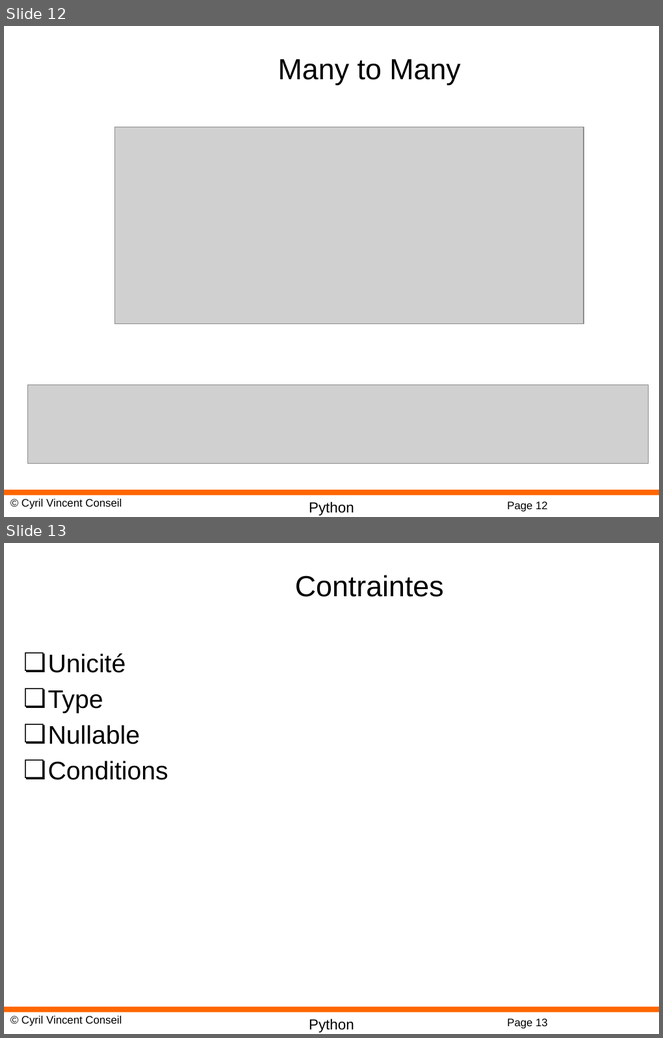
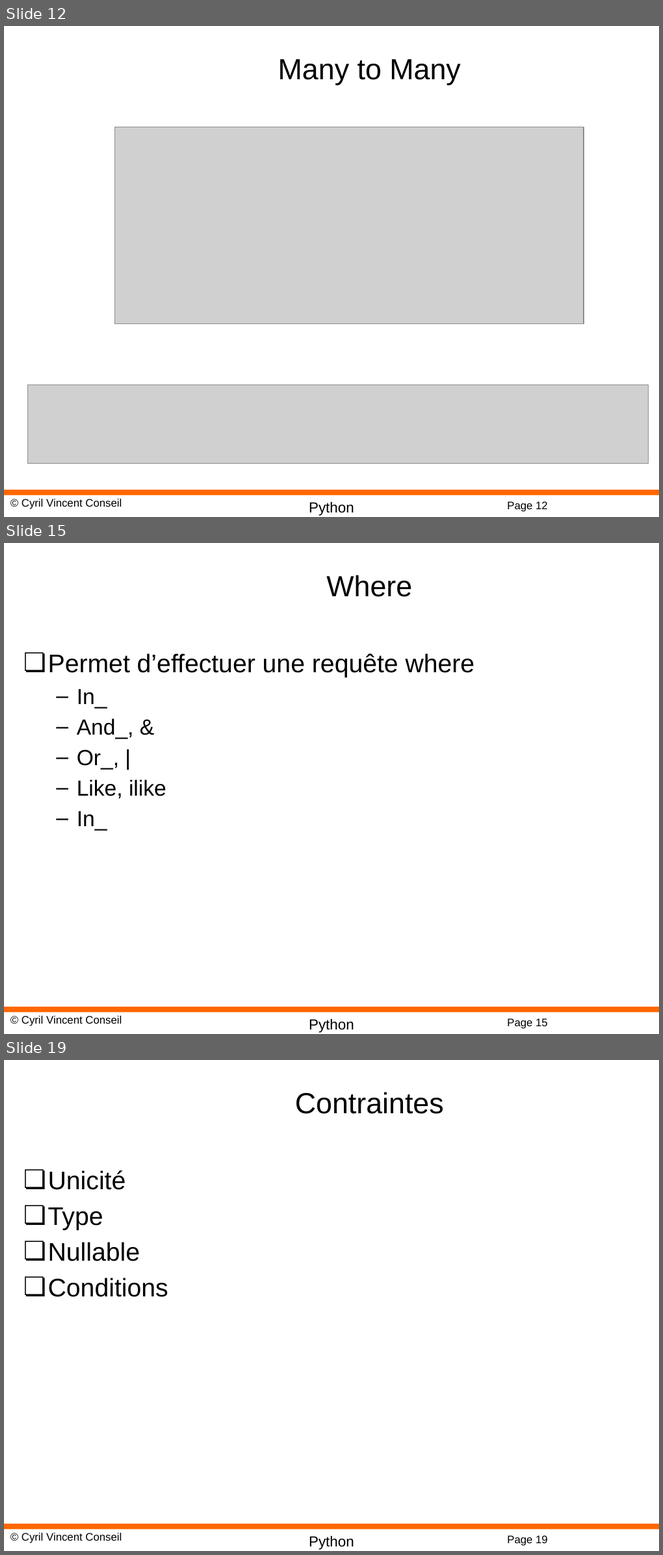
Before and after one commit to cyrilvincent/python, a slide deck: ppt/Python22-SQLAlchemy.pptx. Shown one above the other, each under a label of ours: slides 12 and 13 before the commit, slides 12, 15 and 19 after it; the slides between them are not shown. The pictures are 663x1038 and 663x1555 pixels, drawn with LibreOffice and Linux fonts; fonts in the diff are those of the drawing; grey boxes stand for pictures; background and template pictures are left out. Boxes give left, top, right and bottom in pixels: in the first picture for what was removed or moved away, otherwise in the second. Text is boxed around its words. In the diff, an @@ line names an element or a change of style, - is before the commit and + after.

```diff
--- a/ppt/Python22-SQLAlchemy.pptx
+++ b/ppt/Python22-SQLAlchemy.pptx
@@ slide 15 added at (4,543,659,1034), background #FFFFFF; not listed: 4 template elements that a slide beside it also shows @@
@@ title added at (326,575,412,597), 32 pt, text #000000 @@
+Where
@@ text added at (48,653,475,831), 28 pt, text #000000 @@
+❏ Permet d’effectuer une requête where
+  – In_
+  – And_, &
+  – Or_, |
+  – Like, ilike
+  – In_
@@ what was slide 13 is now slide 19 @@
@@ page number at (507,1536,548,1546): text changed @@
-Page 13
+Page 19
```
Also in this commit, not shown: 5 other slides added, 8 other files.
